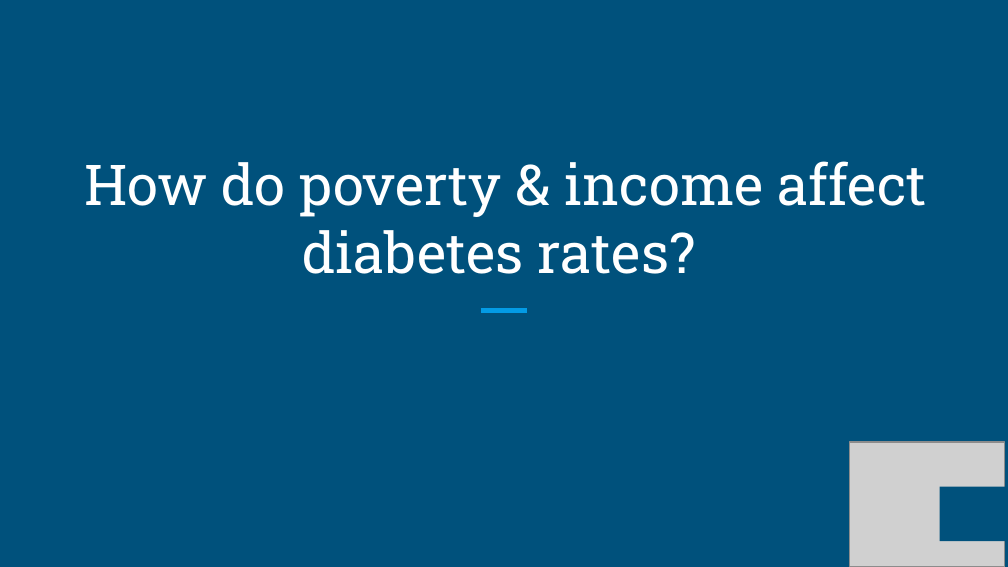
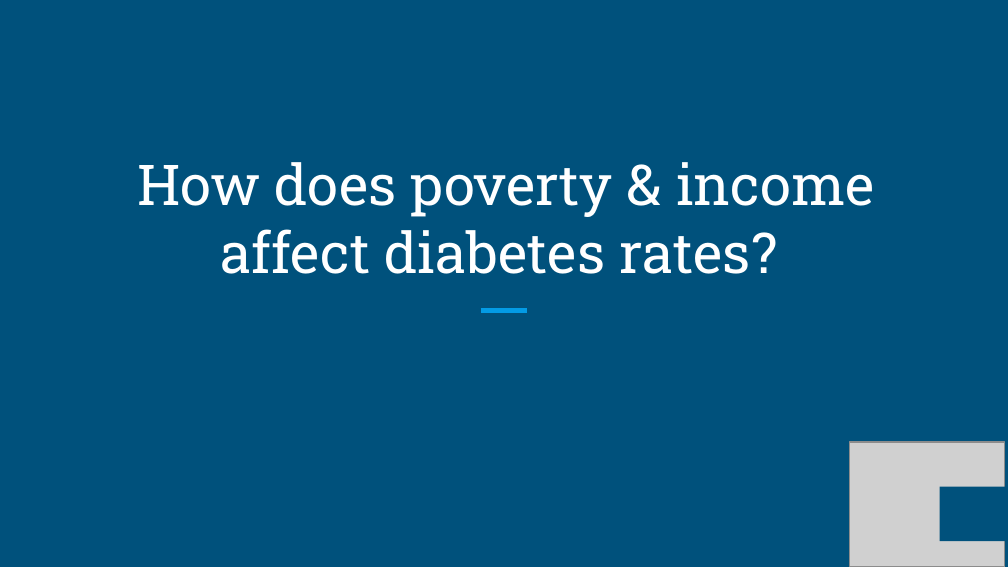
Before and after one commit to anishak520/Project1, a slide deck: slide 12 of Final Data Analysis/Food Access in Georgia.pptx. Drawn at 1008x567 pixels with LibreOffice and Linux fonts; fonts in the diff are those of the drawing; grey boxes stand for pictures. Boxes give left, top, right and bottom in pixels: in the first picture for what was removed or moved away, otherwise in the second. Text is boxed around its words. In the diff, an @@ line names an element or a change of style, - is before the commit and + after.

```diff
--- a/Final Data Analysis/Food Access in Georgia.pptx
+++ b/Final Data Analysis/Food Access in Georgia.pptx
@@ title at (137,162,874,274): text changed @@
-How do poverty & income affect diabetes rates?
+How does poverty & income affect diabetes rates?
```
Also in this commit, not shown: 2 other slides changed.
